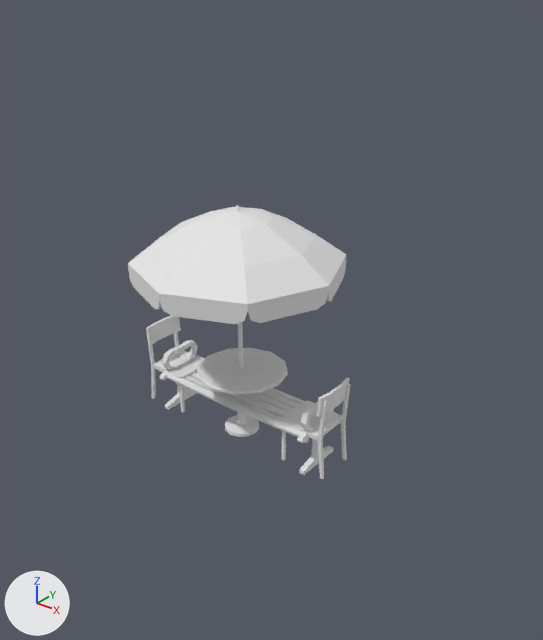
Before and after pictures for a commit that changed the Blender file models/street-props/street-props.blend.
The view is the same before and after, from a 50 mm lens placed at (4.83, -5.49, 4.91), pointed at (0.52, -0.1, 1.57). Arrows for +X, +Y and +Z are at lower left; the lights stay in place.

Objects in the first picture: 'bench_orientation_center', 'outdoor_dining'.
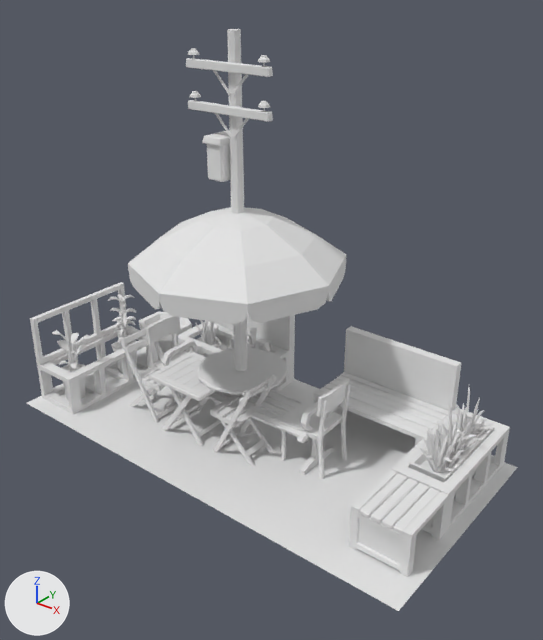
Commit message: street_props
*Added Utility Pole
*Added Parklet

Patch to the scene script:
```diff
--- a/models/street-props/street-props.blend.py
+++ b/models/street-props/street-props.blend.py
@@ me_parklet @@
+me_parklet.from_pydata(...)  # 3405 vertices, 3469 faces; spans x -474.0..44.0, y -72.0..178.0, z -41.0..68.0
+me_parklet.materials.append(mat_atlas_colors)  # its picture is missing
@@ me_utility_pole @@
+me_utility_pole.from_pydata(...)  # 462 vertices, 432 faces; spans x -0.51..0.51, y -0.16..0.16, z 0.0..4.3
+me_utility_pole.materials.append(mat_atlas_colors)  # its picture is missing
@@ ob_parklet @@
+ob_parklet = bpy.data.objects.new('parklet', me_parklet)
+ob_parklet.location = (2.35, -0.53, 0.4)
+ob_parklet.scale = (0.01, 0.01, 0.01)
@@ ob_utility_pole @@
+ob_utility_pole = bpy.data.objects.new('utility_pole', me_utility_pole)
+ob_utility_pole.location = (0.0, 0.0, 0.0)
```

What differs and where, as boxes [x1, y1, x2, y2] in the pictures (543 x 640 px):
'parklet', added
    after: [27, 282, 518, 611]
'utility_pole', added
    after: [186, 29, 273, 426]
